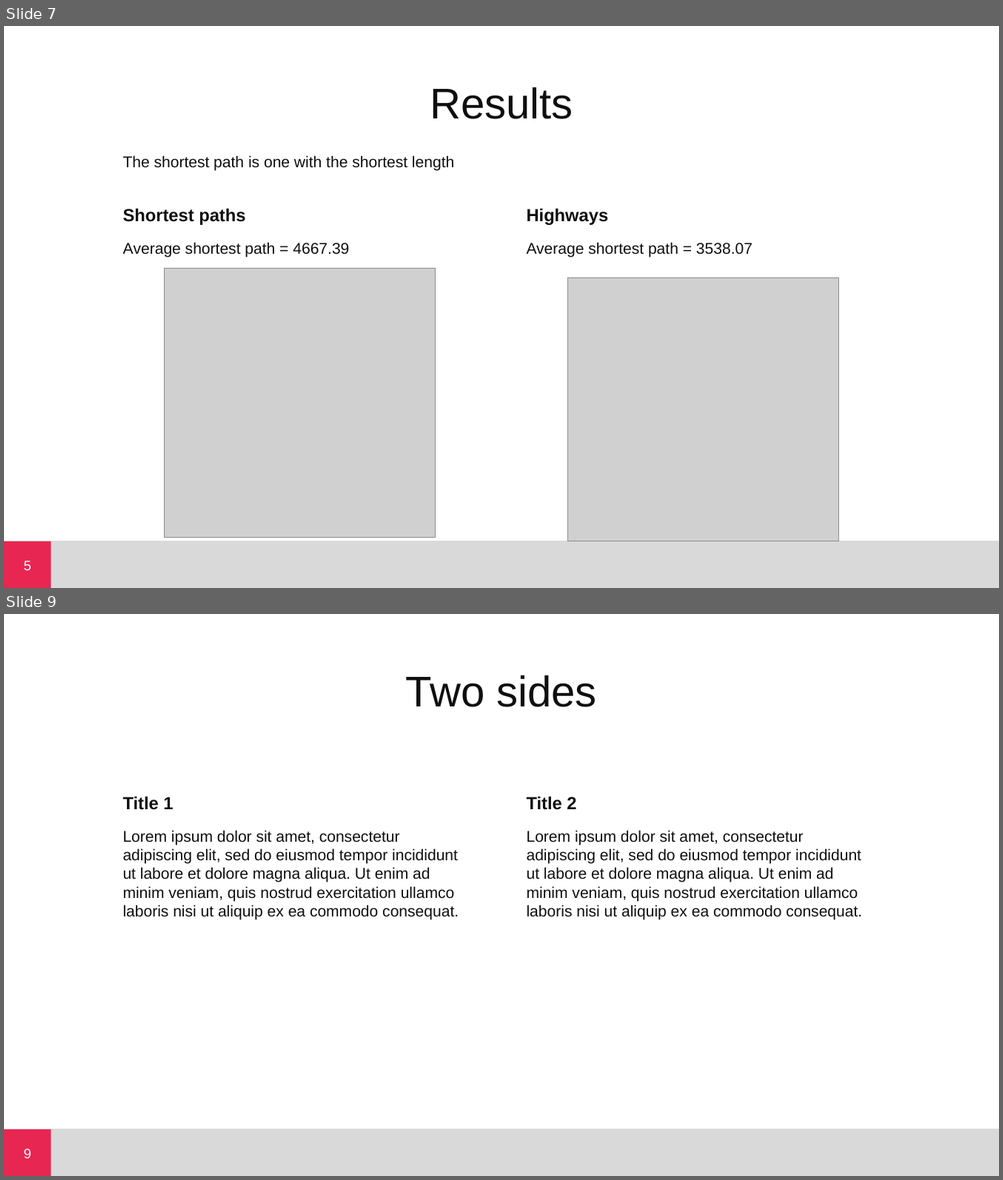
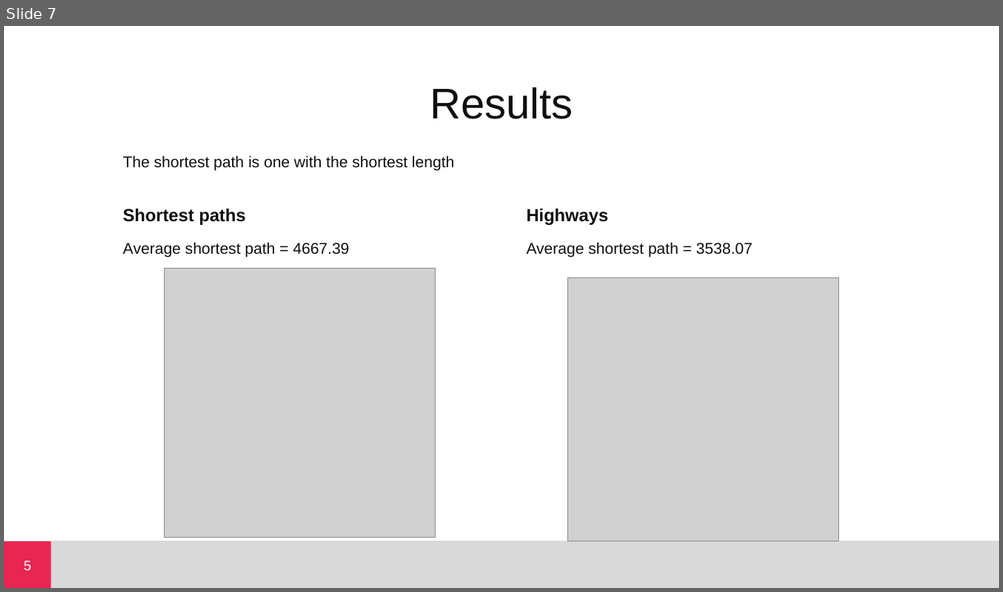
Before and after one commit to zlxxo/NetSci_Project, a slide deck: presentation.pptx. Shown one above the other, each under a label of ours: slides 7 and 9 before the commit, slide 7 after it; the slides between them are not shown. The pictures are 1003x1180 and 1003x592 pixels, drawn with LibreOffice and Linux fonts; fonts in the diff are those of the drawing; grey boxes stand for pictures; background and template pictures are left out. Boxes give left, top, right and bottom in pixels: in the first picture for what was removed or moved away, otherwise in the second. Text is boxed around its words. In the diff, an @@ line names an element or a change of style, - is before the commit and + after.

```diff
--- a/presentation.pptx
+++ b/presentation.pptx
@@ slide 9 removed at [4, 614, 999, 1176], background #FFFFFF; not listed: 2 template elements that a slide beside it also shows @@
@@ title removed at [406, 675, 596, 707] @@
-Two sides
@@ text removed at [123, 796, 173, 810] @@
-Title 1
@@ text removed at [526, 796, 576, 810] @@
-Title 2
@@ text removed at [123, 830, 458, 920] @@
-Lorem ipsum dolor sit amet, consectetur adipiscing elit, sed do eiusmod tempor incididunt ut labore et dolore magna aliqua. Ut enim ad minim veniam, quis nostrud exercitation ullamco laboris nisi ut aliquip ex ea commodo consequat.
@@ text removed at [526, 830, 862, 920] @@
-Lorem ipsum dolor sit amet, consectetur adipiscing elit, sed do eiusmod tempor incididunt ut labore et dolore magna aliqua. Ut enim ad minim veniam, quis nostrud exercitation ullamco laboris nisi ut aliquip ex ea commodo consequat.
@@ page number removed at [24, 1149, 31, 1159] @@
-9
```
Also in this commit, not shown: 2 slides changed, 1 other slide removed.
